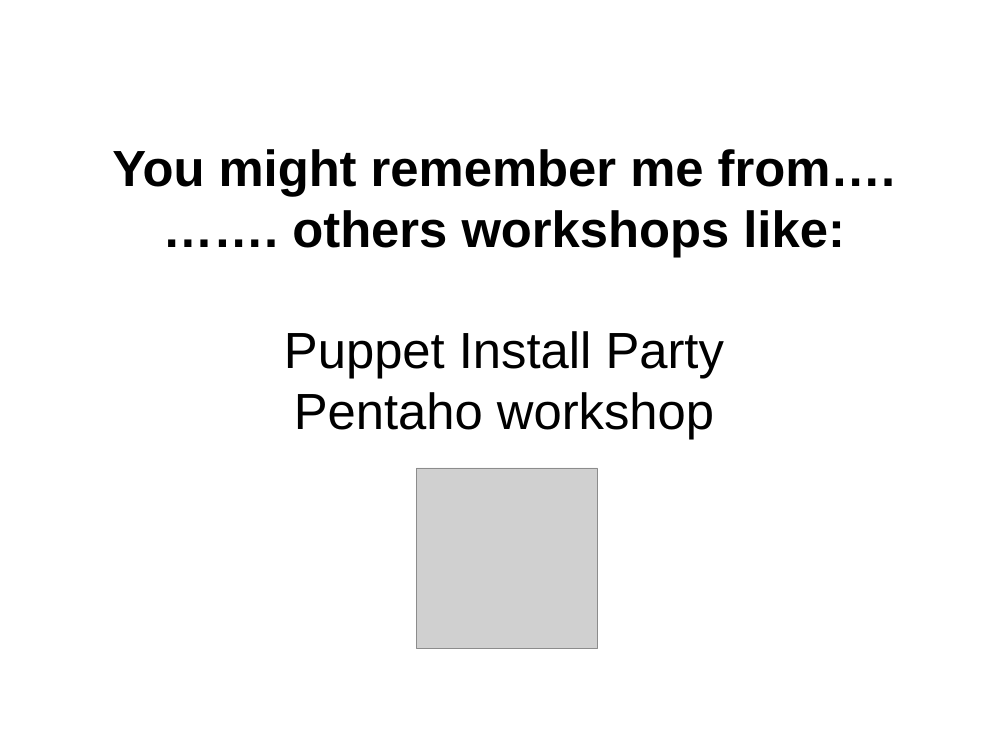
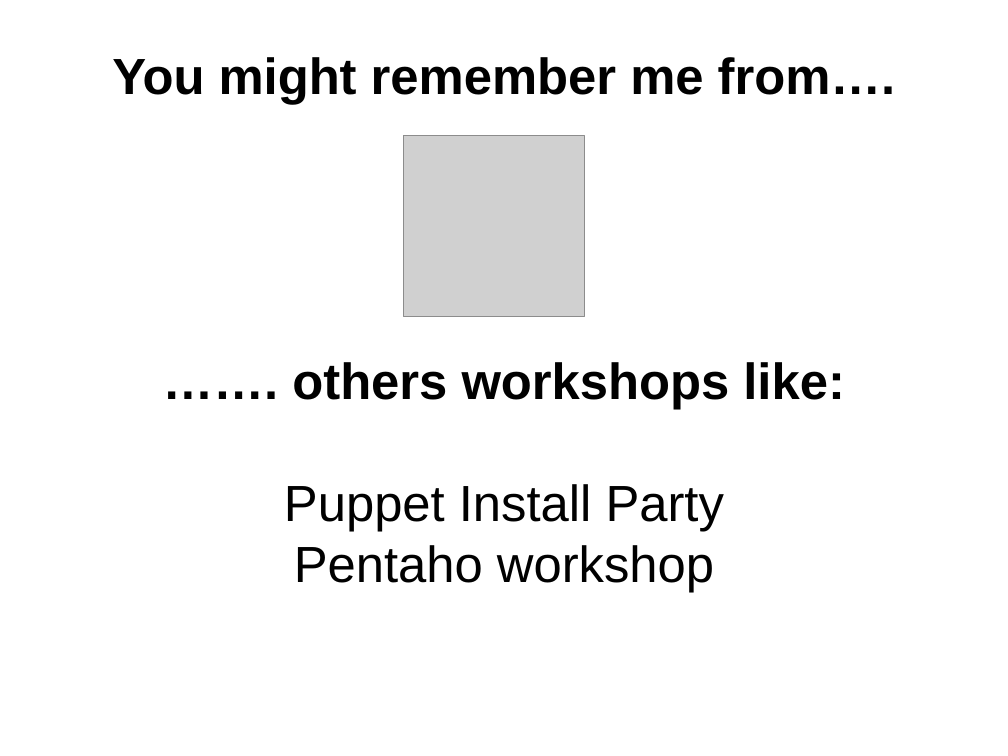
Before and after one commit to juasiepo/TmuxAndGnuParallel_workshop, a slide deck: slide 3 of Slides/TmuxAndGnuParallelPresentation.odp. Drawn at 1008x756 pixels with LibreOffice and Linux fonts; fonts in the diff are those of the drawing; grey boxes stand for pictures; background and template pictures are left out. Boxes give left, top, right and bottom in pixels: in the first picture for what was removed or moved away, otherwise in the second. Text is boxed around its words. In the diff, an @@ line names an element or a change of style, - is before the commit and + after.

```diff
--- a/Slides/TmuxAndGnuParallelPresentation.odp
+++ b/Slides/TmuxAndGnuParallelPresentation.odp
@@ subtitle "You might remember me from…." rewrapped from bbox=[112, 149, 896, 440] to bbox=[112, 57, 896, 592] @@
@@ picture: place and size @@
-picture at bbox=[417, 468, 598, 649]
+picture at bbox=[403, 136, 584, 317]
```
